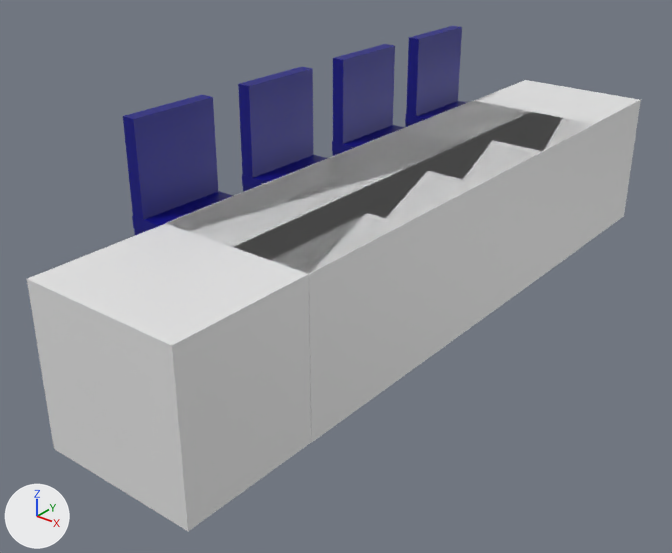
What one commit did to the glTF model theroom/excersizes/teater/seatrow_blue.gltf.
The view is the same before and after, from a camera (50 mm lens) standing at (7.39, -9.44, 4.94) and looking at (0.48, -0.81, -0.41). The axes (+X, +Y, +Z) are drawn at lower left. The lights are the same throughout. Where no turn or scale is listed for an object, it has been applied to the vertices.

Names of what the first picture shows: '4chair', 'carpet.zone', 'front.zone'.
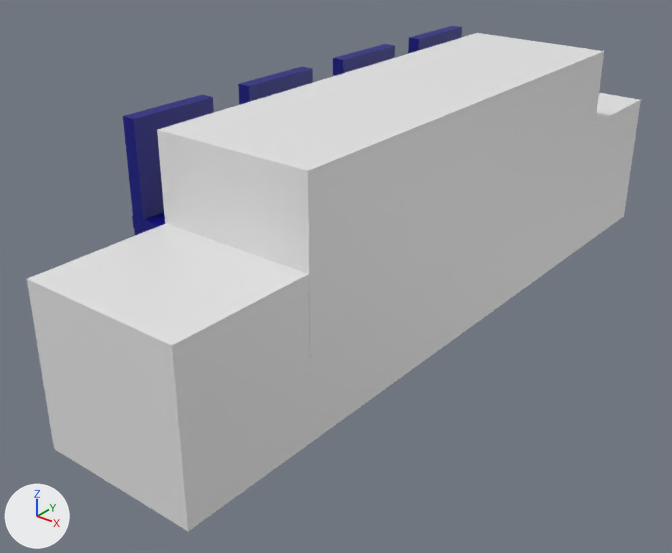
Commit message: Adjusted front.zone for seatrows.

The edits, one by one:
Object 'front.zone' (ob_front_zone) moves from (1.03, 0.04, 0.0) to (1.03, 0.04, 1.06).

Location of each change, (x1, y1, x2, y2) in pixels of the pictures (672 x 553 px):
'front.zone', moved: before (166, 101, 595, 443); after (157, 33, 604, 357)
'4chair', unchanged, covered by the edit: before (123, 26, 468, 235); after (123, 26, 462, 235)
